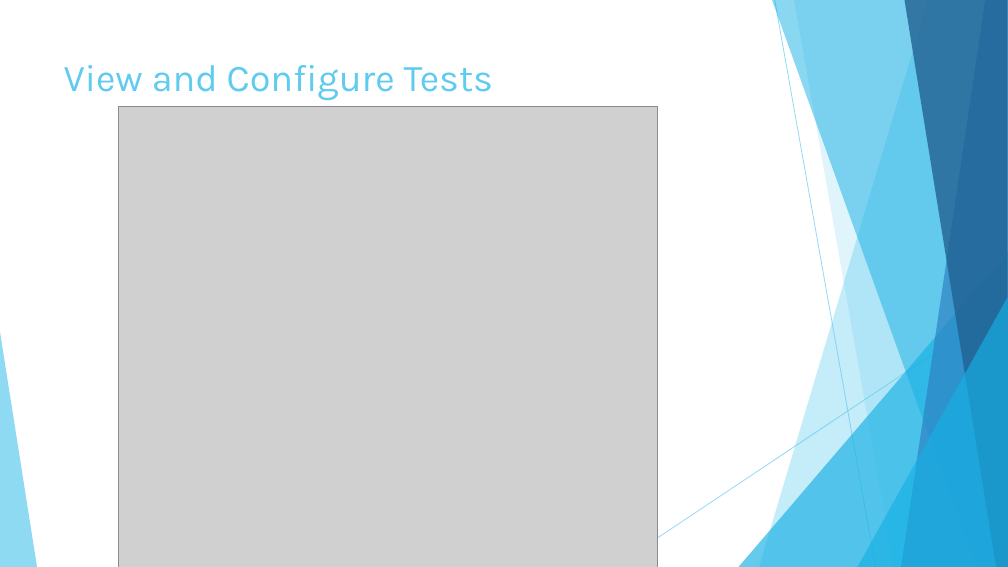
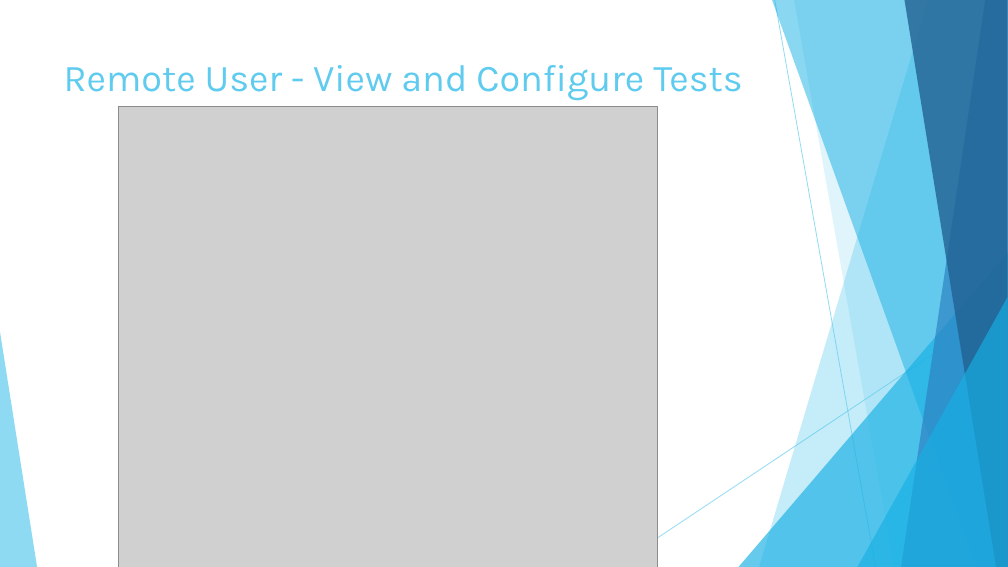
Before and after one commit to KodeFu/cse682, a slide deck: slide 43 of Test Framework Final Presentation.pptx. Drawn at 1008x567 pixels with LibreOffice and Linux fonts; fonts in the diff are those of the drawing; grey boxes stand for pictures. Boxes give left, top, right and bottom in pixels: in the first picture for what was removed or moved away, otherwise in the second. Text is boxed around its words. In the diff, an @@ line names an element or a change of style, - is before the commit and + after.

```diff
--- a/Test Framework Final Presentation.pptx
+++ b/Test Framework Final Presentation.pptx
@@ title at <box>64,65,742,101</box>: text changed @@
-View and Configure Tests
+Remote User - View and Configure Tests
```
Also in this commit, not shown: 9 other slides changed, 3 slides added, 1 other file.
